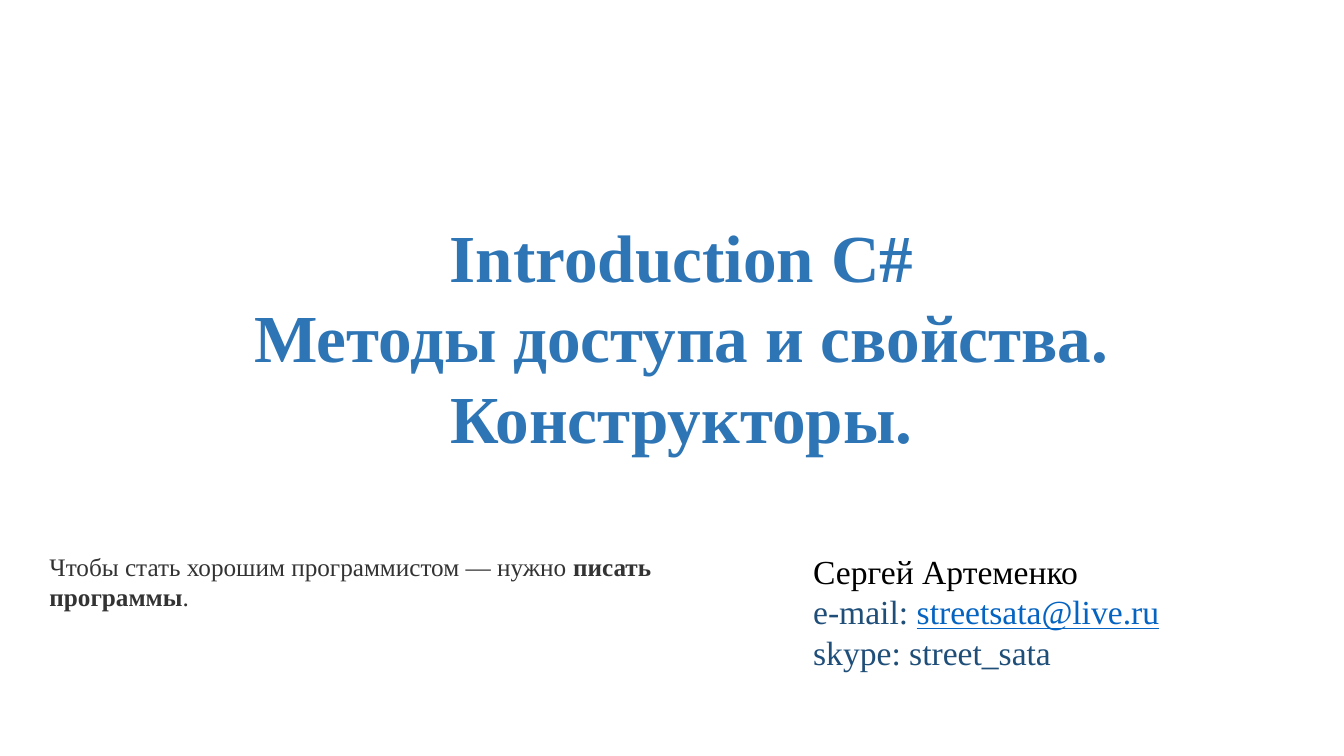
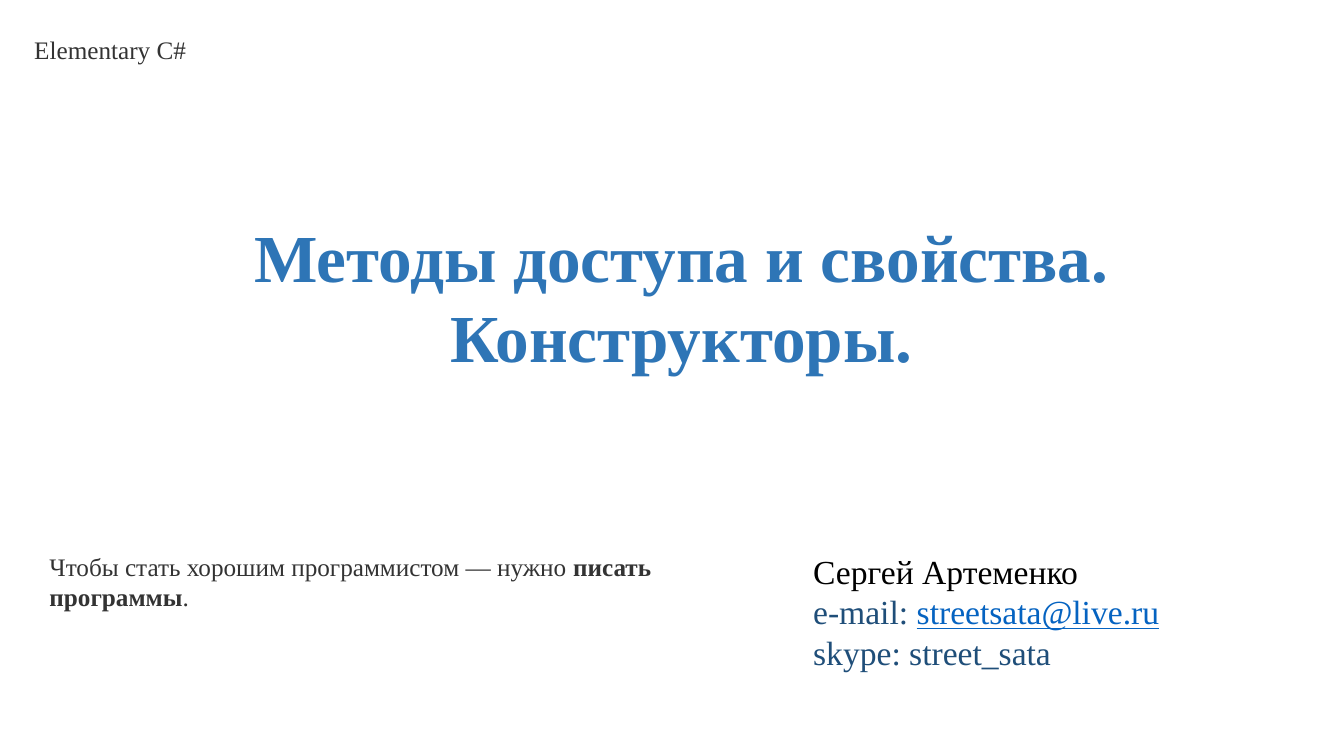
Before and after one commit to Dima160288/CS_Elementary_01, a slide deck: slide 1 of !sergii_artemenko/Files/L01/10 - OOP (part 2) renew.pptx. Drawn at 1344x756 pixels with LibreOffice and Linux fonts; fonts in the diff are those of the drawing; background and template pictures are left out. Boxes give left, top, right and bottom in pixels: in the first picture for what was removed or moved away, otherwise in the second. Text is boxed around its words. In the diff, an @@ line names an element or a change of style, - is before the commit and + after.

```diff
--- a/!sergii_artemenko/Files/L01/10 - OOP (part 2) renew.pptx
+++ b/!sergii_artemenko/Files/L01/10 - OOP (part 2) renew.pptx
@@ text added at <box>34,41,186,65</box>, 18 pt, text #333333 @@
+Elementary C#
@@ text at <box>450,235,913,283</box>: paragraph removed @@
-Introduction С#
```
Also in this commit, not shown: 25 other files.
